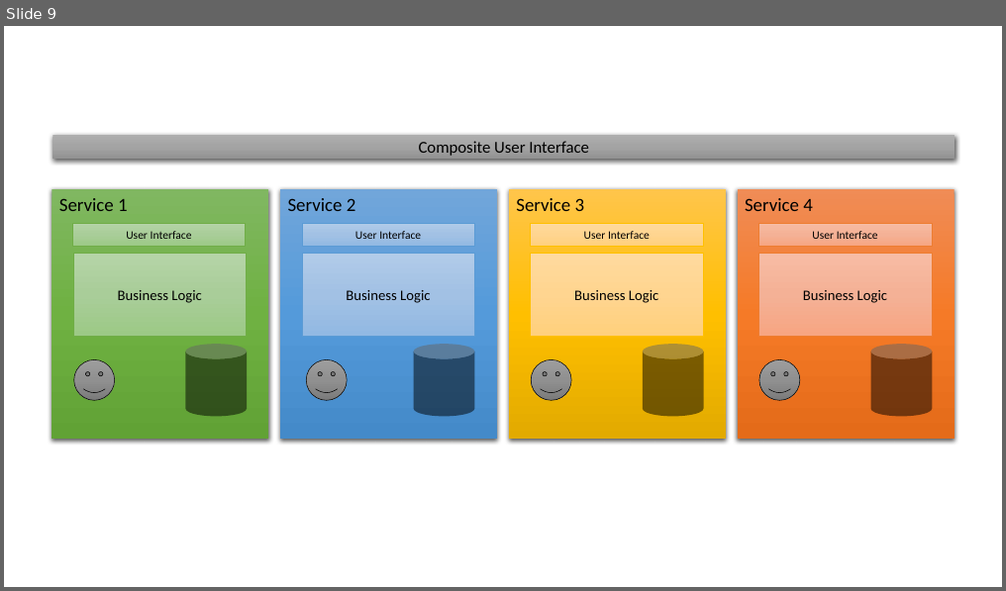
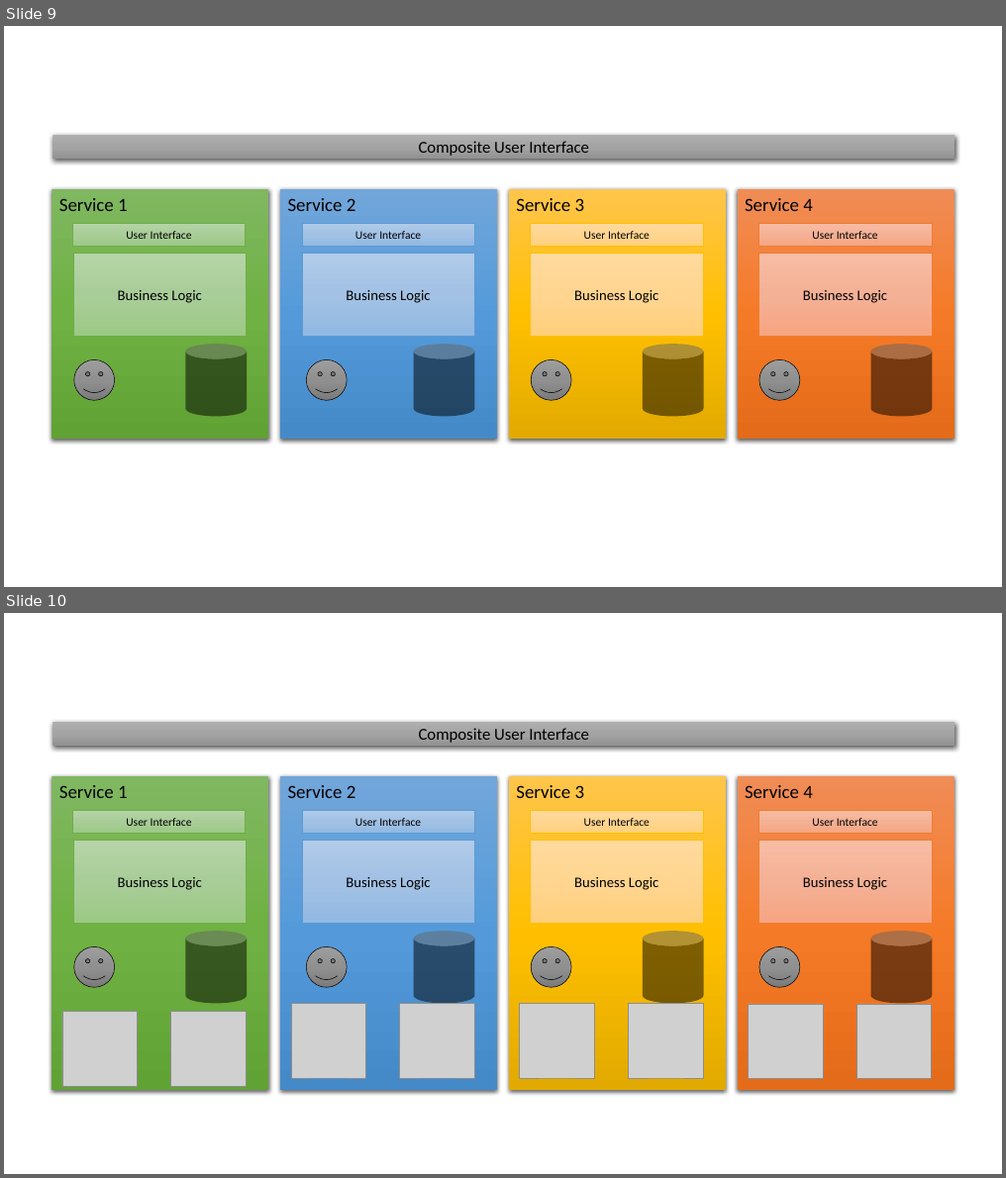
Before and after one commit to linus123/linus123.github.io, a slide deck: src/SingleResponsibilityPrinciple/images.pptx. Shown one above the other, each under a label of ours: slide 9 before the commit, slides 9 and 10 after it. The pictures are 1006x591 and 1006x1178 pixels, drawn with LibreOffice and Linux fonts; fonts in the diff are those of the drawing; grey boxes stand for pictures. Boxes give left, top, right and bottom in pixels: in the first picture for what was removed or moved away, otherwise in the second. Text is boxed around its words. In the diff, an @@ line names an element or a change of style, - is before the commit and + after.

```diff
--- a/src/SingleResponsibilityPrinciple/images.pptx
+++ b/src/SingleResponsibilityPrinciple/images.pptx
@@ slide 10 added at [4, 613, 1002, 1174], background #FFFFFF @@
@@ rectangle added at [53, 722, 954, 747], fill gradient #AFAFAF to #A5A5A5 to #939393, 16 pt, text #000000 @@
+Composite User Interface
@@ rectangle added at [52, 776, 269, 1090], fill gradient #81B861 to #6FB242 to #62A336, 18 pt, text #000000 @@
+Service 1
@@ rectangle added at [280, 776, 497, 1090], fill gradient #71A6DB to #559BDB to #448ACA, 18 pt, text #000000 @@
+Service 2
@@ rectangle added at [509, 776, 726, 1090], fill gradient #FFC64B to #FFC000 to #E3AB00, 18 pt, text #000000 @@
+Service 3
@@ rectangle added at [738, 776, 954, 1090], fill gradient #F18C57 to #F67B28 to #E56C19, 18 pt, text #000000 @@
+Service 4
@@ rectangle added at [73, 810, 246, 833], fill gradient #B5D5A7 to #AACE9A to #9CC987, outline #70AD47 0.5 pt, 11 pt, text #000000 @@
+User Interface
@@ rectangle added at [302, 810, 475, 833], fill gradient #B1CBE9 to #A3C1E5 to #93B9E4, outline #5B9BD5 0.5 pt, 11 pt, text #000000 @@
+User Interface
@@ rectangle added at [531, 810, 703, 833], fill gradient #FFDB9E to #FFD590 to #FFD07C, outline #FFC000 0.5 pt, 11 pt, text #000000 @@
+User Interface
@@ rectangle added at [759, 810, 933, 833], fill gradient #F7BDA5 to #F5B196 to #F8A582, outline #ED7D31 0.5 pt, 11 pt, text #000000 @@
+User Interface
@@ rectangle added at [73, 841, 247, 923], fill gradient #B5D5A7 to #AACE9A to #9CC987, outline #70AD47 0.5 pt, 14 pt, text #000000 @@
+Business Logic
@@ rectangle added at [302, 841, 475, 923], fill gradient #B1CBE9 to #A3C1E5 to #93B9E4, outline #5B9BD5 0.5 pt, 14 pt, text #000000 @@
+Business Logic
@@ rectangle added at [531, 841, 703, 923], fill gradient #FFDB9E to #FFD590 to #FFD07C, outline #FFC000 0.5 pt, 14 pt, text #000000 @@
+Business Logic
@@ rectangle added at [759, 841, 933, 923], fill gradient #F7BDA5 to #F5B196 to #F8A582, outline #ED7D31 0.5 pt, 14 pt, text #000000 @@
+Business Logic
@@ cylinder added at [186, 931, 248, 1004], fill #000000 at 50% opacity @@
@@ cylinder added at [414, 931, 475, 1004], fill #000000 at 50% opacity @@
@@ cylinder added at [643, 931, 704, 1004], fill #000000 at 50% opacity @@
@@ cylinder added at [871, 931, 933, 1004], fill #000000 at 50% opacity @@
@@ smiley face added at [74, 947, 115, 987], fill gradient #9D9D9D to #909090 to #7C7C7C, outline #000000 0.5 pt @@
@@ smiley face added at [307, 947, 347, 987], fill gradient #9D9D9D to #909090 to #7C7C7C, outline #000000 0.5 pt @@
@@ smiley face added at [531, 947, 571, 987], fill gradient #9D9D9D to #909090 to #7C7C7C, outline #000000 0.5 pt @@
@@ smiley face added at [759, 947, 800, 987], fill gradient #9D9D9D to #909090 to #7C7C7C, outline #000000 0.5 pt @@
@@ picture added at [62, 1011, 138, 1086] @@
@@ picture added at [171, 1011, 246, 1086] @@
@@ picture added at [291, 1004, 366, 1078] @@
@@ picture added at [400, 1004, 475, 1078] @@
@@ picture added at [520, 1004, 595, 1078] @@
@@ picture added at [629, 1004, 703, 1078] @@
@@ picture added at [748, 1004, 823, 1078] @@
@@ picture added at [856, 1004, 932, 1078] @@
```
Also in this commit, not shown: 1 slide changed, 10 other files.
